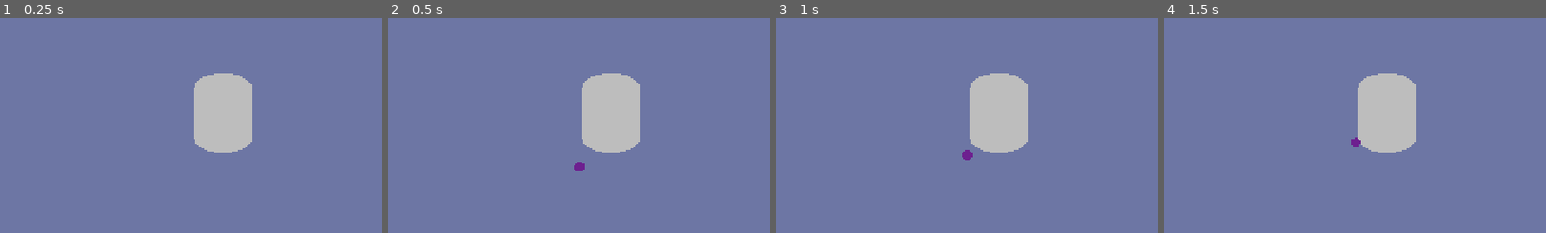
Above: before the commit, frames 1-4 (left to right).
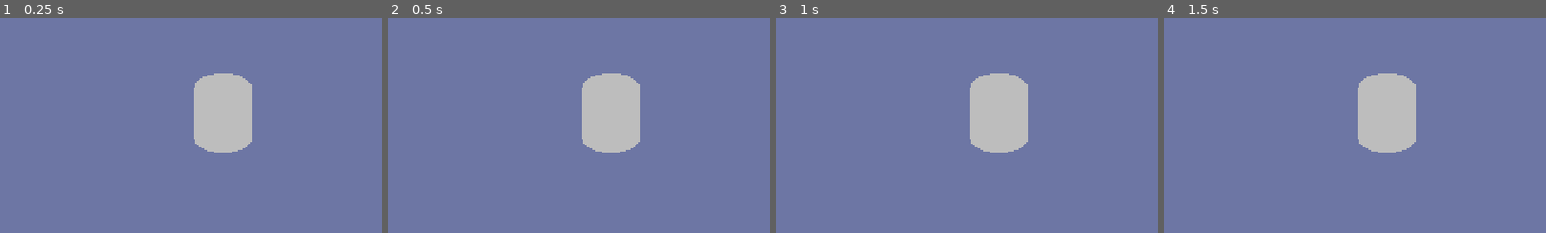
Above: after the commit, the same moments.

Repository: NouCake/ram-dungeon
Game: Godot game, scene res://scenes/posion_demo.tscn
Two runs of this game, one before a commit and one after it. Both use one fixed random seed, a clock stepped at 60 frames per second and the inputs below. This scene is started directly instead of the project's main scene.
Inputs:
- Up to frame 1 (0.25 s): no input
- Up to frame 2 (0.5 s): no input
- Up to frame 3 (1 s): tap Enter (ui_accept) at 0.5, 0.77 s
- Up to frame 4 (1.5 s): tap Enter (ui_accept) at 1.25 s
The pictures show only the part of the screen within x 21-71%, y 34-84%; the shares and areas given below are measured in that part.

Frame 1 is identical in both runs. In frame 2, 0.1% of the frame differs, in the area x 48-52%, y 67-72%; in frame 3, 0.1%, in the area x 48-52%, y 61-67%; in frame 4, less than 0.1%.

Commit message:
Update poison

Diff:
--- a/assets/shader/poison.gdshader
+++ b/assets/shader/poison.gdshader
@@ -61,6 +61,19 @@
 	return pow(rim, rim_power) * rim_strength;
 }
 
+float quantasize(float value, float n) {
+	float stepped_value = floor(value * (n - 1.0)) / (n - 1.0);
+	return stepped_value;
+}
+
+vec3 quantasize(vec3 value, float n) {
+	return vec3(
+		quantasize(value.x, n),
+		quantasize(value.y, n),
+		quantasize(value.z, n)
+	);
+}
+
 void fragment() {
 	vec3 rim_light = rim_color.rgb;
 
@@ -81,6 +94,6 @@
 	float linear_depth = -(view.xyz/view.w).z; // This is your distance in world units
 
 	float depth_difference = clamp((linear_depth + VERTEX.z) * 2.0, 0.0, 0.5);
-	ALBEDO = mix(base_color.rgb, rim_color.rgb, displacement);
-	ALPHA = min(cutoff, depth_difference * circle * (displacement + 0.5)) * fade;
+	ALBEDO = quantasize(mix(base_color.rgb, rim_color.rgb, displacement), 32.0);
+	ALPHA = quantasize(min(cutoff, depth_difference * circle * (displacement + 0.5)) * fade, 32.0);
 }
--- a/scenes/posion_demo.tscn
+++ b/scenes/posion_demo.tscn
@@ -1,8 +1,7 @@
 [gd_scene format=3 uid="uid://ddy3y7kb3fhcb"]
 
-[ext_resource type="Script" uid="uid://drng2kdiqatl6" path="res://test.gd" id="1_ojkpu"]
+[ext_resource type="PackedScene" uid="uid://c7761vqql2xr4" path="res://assets/entities/effect/poison_area.tscn" id="2_6pkya"]
 [ext_resource type="MeshLibrary" uid="uid://b2rm7ft0twls1" path="res://tiles.tres" id="2_fjegx"]
-[ext_resource type="PackedScene" uid="uid://c7761vqql2xr4" path="res://assets/entities/effect/posion_area.tscn" id="3_ojkpu"]
 
 [sub_resource type="CylinderMesh" id="CylinderMesh_ojkpu"]
 
@@ -12,7 +11,6 @@
 ambient_light_energy = 2.0
 
 [node name="Node3D" type="Node3D" unique_id=211146522]
-script = ExtResource("1_ojkpu")
 
 [node name="grid_floor" type="GridMap" parent="." unique_id=1770044489]
 mesh_library = ExtResource("2_fjegx")
@@ -41,5 +39,5 @@
 projection = 1
 size = 7.5
 
-[node name="posion_area" parent="." unique_id=1804886747 instance=ExtResource("3_ojkpu")]
-transform = Transform3D(1, 0, 0, 0, 1, 0, 0, 0, 1, 3.1518555, 0, 5.4000244)
+[node name="posion_area" parent="." unique_id=1804886747 instance=ExtResource("2_6pkya")]
+transform = Transform3D(9.227, 0, 0, 0, 9.227, 0, 0, 0, 9.227, -0.59643555, 0.068847656, 2.418457)
